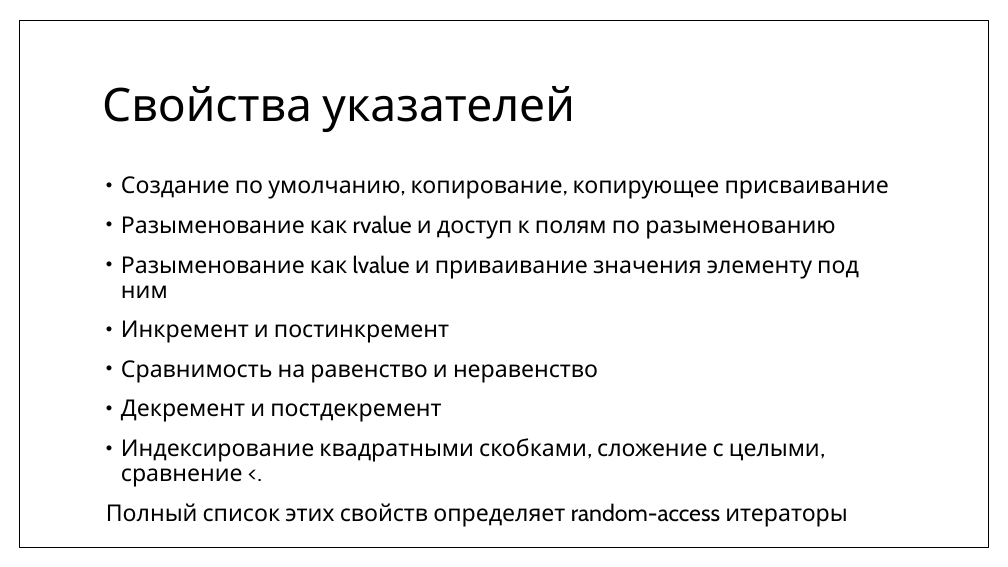
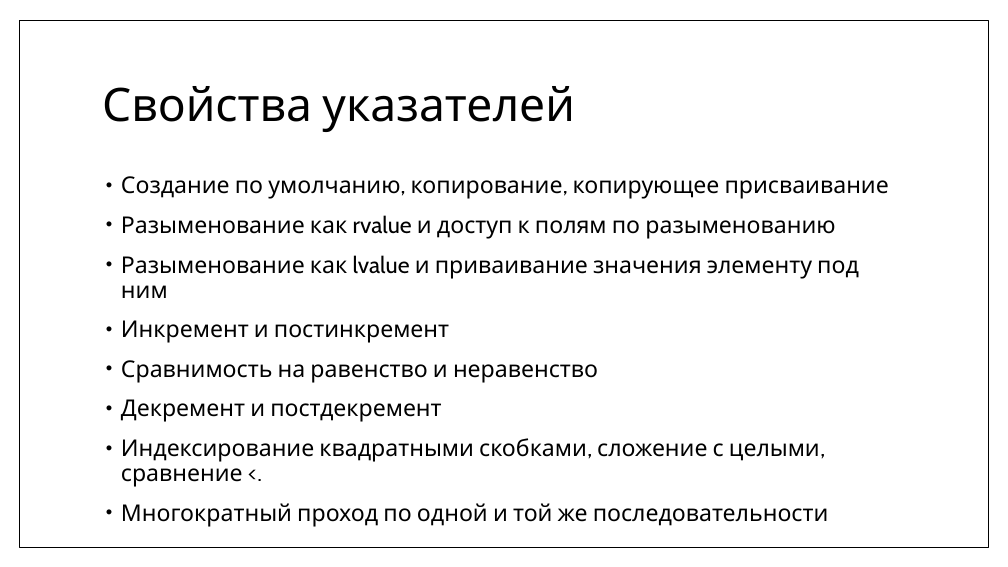
Before and after one commit to MIPT-ILab/cpp-lects-rus, a slide deck: slide 9 of slides/lec2-10-iterators.pptx. Drawn at 1008x567 pixels with LibreOffice and Linux fonts; fonts in the diff are those of the drawing. Boxes give left, top, right and bottom in pixels: in the first picture for what was removed or moved away, otherwise in the second. Text is boxed around its words. In the diff, an @@ line names an element or a change of style, - is before the commit and + after.

```diff
--- a/slides/lec2-10-iterators.pptx
+++ b/slides/lec2-10-iterators.pptx
@@ text at (x1=121, y1=503, x2=829, y2=527): text changed @@
-Полный список этих свойств определяет random-access итераторы
+• Многократный проход по одной и той же последовательности
```
Also in this commit, not shown: 1 other slide changed, 24 slides added, 11 other files.
